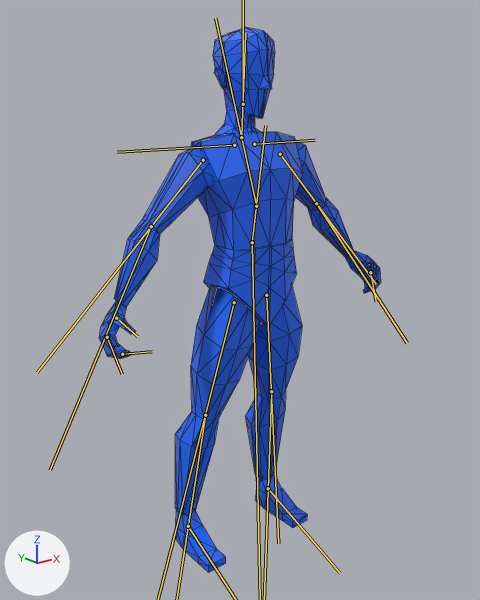
A saved change to the glTF model assets/models/human_animated.glb.
Camera for both pictures: a camera (50 mm lens) standing at (-1.375, -1.694, 1.617) and looking at (-0.001, 0.023, 0.93). Every picture has the same lights, and +X, +Y and +Z are marked at lower left. The first picture is the older version. The bones that change are drawn over the model as lines. Mesh edges are drawn as thin lines.

In view in the first picture: 'PS1'.
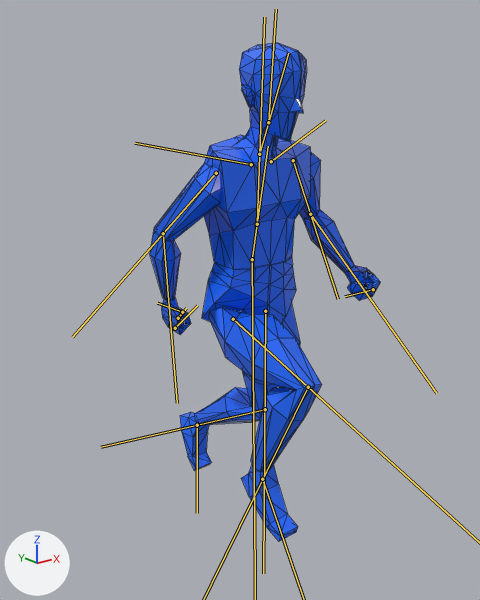
The newer file adds an action. The first version stands in its rest pose; the second is drawn at frame 2 of the action 'RunBackward'.

Boxes (x1, y1, x2, y2) around the edits, measured in the pictures (480 x 600 px):
'PS1', posed (18% narrower, 9% shorter)
    before: (99, 27, 381, 573)
    after: (150, 43, 381, 541)
bone 'DEF_SPINE', root to tip
    before: (252, 242) to (265, 125)
    after: (252, 259) to (268, 146)
bone 'DEF_CHEST', root to tip
    before: (256, 206) to (215, 18)
    after: (257, 224) to (264, 17)
bone 'DEF_NECK', root to tip
    before: (241, 137) to (245, 33)
    after: (259, 154) to (288, 53)
bone 'DEF_SHOULDER.L', root to tip
    before: (254, 144) to (315, 140)
    after: (271, 161) to (325, 120)
bone 'DEF_ARM.L', root to tip
    before: (280, 154) to (376, 284)
    after: (293, 160) to (338, 299)
bone 'DEF_FOREARM.L', root to tip
    before: (316, 203) to (407, 343)
    after: (310, 214) to (436, 393)
bone 'DEF_FINGERS_01.L', root to tip
    before: (370, 272) to (376, 301)
    after: (373, 289) to (345, 296)
bone 'DEF_SHOULDER.R', root to tip
    before: (234, 145) to (117, 152)
    after: (251, 164) to (135, 143)
bone 'DEF_ARM.R', root to tip
    before: (203, 160) to (37, 372)
    after: (216, 173) to (72, 337)
bone 'DEF_FOREARM.R', root to tip
    before: (151, 226) to (50, 470)
    after: (163, 233) to (177, 403)
bone 'DEF_THUMB_01.R', root to tip
    before: (116, 318) to (137, 336)
    after: (178, 318) to (186, 308)
bone 'DEF_FINGERS_01.R', root to tip
    before: (107, 337) to (122, 374)
    after: (175, 328) to (197, 305)
bone 'DEF_FINGERS_03.R', root to tip
    before: (122, 354) to (152, 351)
    after: (182, 312) to (157, 303)
bone 'DEF_LEG.L', root to tip
    before: (266, 295) to (278, 543)
    after: (265, 311) to (263, 573)
bone 'DEF_FOOT.L', root to tip
    before: (268, 488) to (340, 573)
    after: (197, 425) to (197, 513)

The change, as a diff of the scene's bpy script:
```diff
--- a/assets/models/human_animated.glb.py
+++ b/assets/models/human_animated.glb.py
@@ bone_def_hips @@
 bone_def_hips = bpy.data.objects['Armature_PS1'].pose.bones['DEF_HIPS']  # child of 'ROOT'
-bone_def_hips.location = (0.0, 0.0, 0.0)
-bone_def_hips.rotation_quaternion = (1.0, 0.0, 0.0, 0.0)  # degrees (0, 0, 0)
+bone_def_hips.location = (-0.03, 0.17, -0.03)
+bone_def_hips.rotation_quaternion = (1.0, 0.01, -0.001, 0.0)  # degrees (1, 0, 0)
@@ bone_def_spine @@
 bone_def_spine = bpy.data.objects['Armature_PS1'].pose.bones['DEF_SPINE']  # child of 'ROOT'
-bone_def_spine.location = (0.0, 0.0, 0.0)
-bone_def_spine.rotation_quaternion = (1.0, 0.0, 0.0, 0.0)  # degrees (0, 0, 0)
+bone_def_spine.location = (0.03, -0.16, -0.06)
+bone_def_spine.rotation_quaternion = (-1.0, 0.029, -0.002, 0.01)  # degrees (-3, 0, -1)
@@ bone_def_chest @@
 bone_def_chest = bpy.data.objects['Armature_PS1'].pose.bones['DEF_CHEST']  # child of 'DEF_SPINE'
-bone_def_chest.rotation_quaternion = (1.0, 0.0, 0.0, 0.0)  # degrees (0, 0, 0)
+bone_def_chest.rotation_quaternion = (0.982, -0.19, 0.008, -0.012)  # degrees (-22, 1, -2)
@@ bone_def_neck @@
 bone_def_neck = bpy.data.objects['Armature_PS1'].pose.bones['DEF_NECK']  # child of 'DEF_CHEST'
-bone_def_neck.rotation_quaternion = (1.0, 0.0, 0.0, 0.0)  # degrees (0, 0, 0)
+bone_def_neck.rotation_quaternion = (0.998, 0.055, 0.003, 0.022)  # degrees (6, 0, 3)
@@ bone_def_head @@
 bone_def_head = bpy.data.objects['Armature_PS1'].pose.bones['DEF_HEAD']  # child of 'DEF_NECK'
-bone_def_head.rotation_quaternion = (1.0, 0.0, 0.0, 0.0)  # degrees (0, 0, 0)
+bone_def_head.rotation_quaternion = (0.994, 0.107, 0.011, -0.013)  # degrees (12, 1, -1)
@@ bone_def_shoulder_l @@
 bone_def_shoulder_l = bpy.data.objects['Armature_PS1'].pose.bones['DEF_SHOULDER.L']  # child of 'DEF_CHEST'
-bone_def_shoulder_l.rotation_quaternion = (1.0, 0.0, 0.0, 0.0)  # degrees (0, 0, 0)
+bone_def_shoulder_l.rotation_quaternion = (0.996, -0.062, -0.022, -0.063)  # degrees (-7, -3, -7)
@@ bone_def_arm_l @@
 bone_def_arm_l = bpy.data.objects['Armature_PS1'].pose.bones['DEF_ARM.L']  # child of 'DEF_SHOULDER.L'
-bone_def_arm_l.rotation_quaternion = (1.0, 0.0, 0.0, 0.0)  # degrees (0, 0, 0)
+bone_def_arm_l.rotation_quaternion = (0.979, 0.175, 0.037, 0.098)  # degrees (20, 2, 12)
@@ bone_def_forearm_l @@
 bone_def_forearm_l = bpy.data.objects['Armature_PS1'].pose.bones['DEF_FOREARM.L']  # child of 'DEF_ARM.L'
-bone_def_forearm_l.rotation_quaternion = (1.0, 0.0, 0.0, 0.0)  # degrees (0, 0, 0)
+bone_def_forearm_l.rotation_quaternion = (0.883, 0.025, 0.039, 0.467)  # degrees (5, 3, 56)
@@ bone_def_fingers_01_l @@
 bone_def_fingers_01_l = bpy.data.objects['Armature_PS1'].pose.bones['DEF_FINGERS_01.L']  # child of 'DEF_HAND.L'
-bone_def_fingers_01_l.rotation_quaternion = (1.0, 0.0, 0.0, 0.0)  # degrees (0, 0, 0)
+bone_def_fingers_01_l.rotation_quaternion = (0.884, 0.0, 0.0, -0.467)  # degrees (0, 0, -56)
@@ bone_def_shoulder_r @@
 bone_def_shoulder_r = bpy.data.objects['Armature_PS1'].pose.bones['DEF_SHOULDER.R']  # child of 'DEF_CHEST'
-bone_def_shoulder_r.rotation_quaternion = (1.0, 0.0, 0.0, 0.0)  # degrees (0, 0, 0)
+bone_def_shoulder_r.rotation_quaternion = (0.996, -0.083, 0.028, 0.017)  # degrees (-9, 3, 2)
@@ bone_def_arm_r @@
 bone_def_arm_r = bpy.data.objects['Armature_PS1'].pose.bones['DEF_ARM.R']  # child of 'DEF_SHOULDER.R'
-bone_def_arm_r.rotation_quaternion = (1.0, 0.0, 0.0, 0.0)  # degrees (0, 0, 0)
+bone_def_arm_r.rotation_quaternion = (0.901, 0.296, -0.315, 0.021)  # degrees (40, -35, -11)
@@ bone_def_forearm_r @@
 bone_def_forearm_r = bpy.data.objects['Armature_PS1'].pose.bones['DEF_FOREARM.R']  # child of 'DEF_ARM.R'
-bone_def_forearm_r.rotation_quaternion = (1.0, 0.0, 0.0, 0.0)  # degrees (0, 0, 0)
+bone_def_forearm_r.rotation_quaternion = (0.974, 0.068, 0.054, -0.209)  # degrees (6, 8, -24)
@@ bone_def_thumb_01_r @@
 bone_def_thumb_01_r = bpy.data.objects['Armature_PS1'].pose.bones['DEF_THUMB_01.R']  # child of 'DEF_HAND.R'
-bone_def_thumb_01_r.rotation_quaternion = (1.0, 0.0, 0.0, 0.0)  # degrees (0, 0, 0)
+bone_def_thumb_01_r.rotation_quaternion = (0.765, 0.0, 0.0, 0.644)  # degrees (0, 0, 80)
@@ bone_def_fingers_01_r @@
 bone_def_fingers_01_r = bpy.data.objects['Armature_PS1'].pose.bones['DEF_FINGERS_01.R']  # child of 'DEF_HAND.R'
-bone_def_fingers_01_r.rotation_quaternion = (1.0, 0.0, 0.0, 0.0)  # degrees (0, 0, 0)
+bone_def_fingers_01_r.rotation_quaternion = (0.843, 0.0, 0.0, 0.539)  # degrees (0, 0, 65)
@@ bone_def_fingers_03_r @@
 bone_def_fingers_03_r = bpy.data.objects['Armature_PS1'].pose.bones['DEF_FINGERS_03.R']  # child of 'DEF_FINGERS_02.R'
-bone_def_fingers_03_r.rotation_quaternion = (1.0, 0.0, 0.0, 0.0)  # degrees (0, 0, 0)
+bone_def_fingers_03_r.rotation_quaternion = (0.979, 0.0, 0.0, 0.202)  # degrees (0, 0, 23)
@@ bone_def_leg_l @@
 bone_def_leg_l = bpy.data.objects['Armature_PS1'].pose.bones['DEF_LEG.L']  # child of 'ROOT'
-bone_def_leg_l.location = (0.0, 0.0, 0.0)
-bone_def_leg_l.rotation_quaternion = (1.0, 0.0, 0.0, 0.0)  # degrees (0, 0, 0)
-bone_def_leg_l.scale = (1.0, 1.0, 1.0)
+bone_def_leg_l.location = (0.05, 0.15, -0.06)
+bone_def_leg_l.rotation_quaternion = (0.998, -0.056, -0.028, -0.026)  # degrees (-6, -3, -3)
+bone_def_leg_l.scale = (1.02, 0.96, 1.02)
@@ bone_def_shin_l @@
 bone_def_shin_l = bpy.data.objects['Armature_PS1'].pose.bones['DEF_SHIN.L']  # child of 'DEF_LEG.L'
-bone_def_shin_l.rotation_quaternion = (1.0, 0.0, 0.0, 0.0)  # degrees (0, 0, 0)
-bone_def_shin_l.scale = (1.0, 1.0, 1.0)
+bone_def_shin_l.rotation_quaternion = (0.885, -0.004, -0.004, 0.465)  # degrees (-1, 0, 55)
+bone_def_shin_l.scale = (1.04, 0.96, 1.0)
@@ bone_def_foot_l @@
 bone_def_foot_l = bpy.data.objects['Armature_PS1'].pose.bones['DEF_FOOT.L']  # child of 'DEF_SHIN.L'
-bone_def_foot_l.rotation_quaternion = (1.0, 0.0, 0.0, 0.0)  # degrees (0, 0, 0)
-bone_def_foot_l.scale = (1.0, 1.0, 1.0)
+bone_def_foot_l.rotation_quaternion = (0.988, -0.007, 0.05, 0.144)  # degrees (0, 6, 17)
+bone_def_foot_l.scale = (1.02, 1.0, 0.98)
@@ bone_def_leg_r @@
 bone_def_leg_r = bpy.data.objects['Armature_PS1'].pose.bones['DEF_LEG.R']  # child of 'ROOT'
-bone_def_leg_r.location = (0.0, 0.0, 0.0)
-bone_def_leg_r.rotation_quaternion = (1.0, 0.0, 0.0, 0.0)  # degrees (0, 0, 0)
-bone_def_leg_r.scale = (1.0, 1.0, 1.0)
+bone_def_leg_r.location = (-0.05, 0.16, 0.0)
+bone_def_leg_r.rotation_quaternion = (0.742, -0.054, 0.091, 0.662)  # degrees (2, 12, 84)
+bone_def_leg_r.scale = (1.03, 0.94, 1.03)
@@ bone_def_shin_r @@
 bone_def_shin_r = bpy.data.objects['Armature_PS1'].pose.bones['DEF_SHIN.R']  # child of 'DEF_LEG.R'
-bone_def_shin_r.rotation_quaternion = (1.0, 0.0, 0.0, 0.0)  # degrees (0, 0, 0)
-bone_def_shin_r.scale = (1.0, 1.0, 1.0)
+bone_def_shin_r.rotation_quaternion = (0.62, -0.001, -0.002, -0.785)  # degrees (0, 0, -103)
+bone_def_shin_r.scale = (1.09, 0.92, 1.0)
@@ bone_def_foot_r @@
 bone_def_foot_r = bpy.data.objects['Armature_PS1'].pose.bones['DEF_FOOT.R']  # child of 'DEF_SHIN.R'
-bone_def_foot_r.location = (0.0, 0.0, 0.0)
-bone_def_foot_r.rotation_quaternion = (1.0, 0.0, 0.0, 0.0)  # degrees (0, 0, 0)
-bone_def_foot_r.scale = (1.0, 1.0, 1.0)
+bone_def_foot_r.location = (0.01, 0.0, 0.0)
+bone_def_foot_r.rotation_quaternion = (0.988, 0.029, -0.024, -0.153)  # degrees (4, -2, -18)
+bone_def_foot_r.scale = (1.03, 1.0, 0.97)
```
